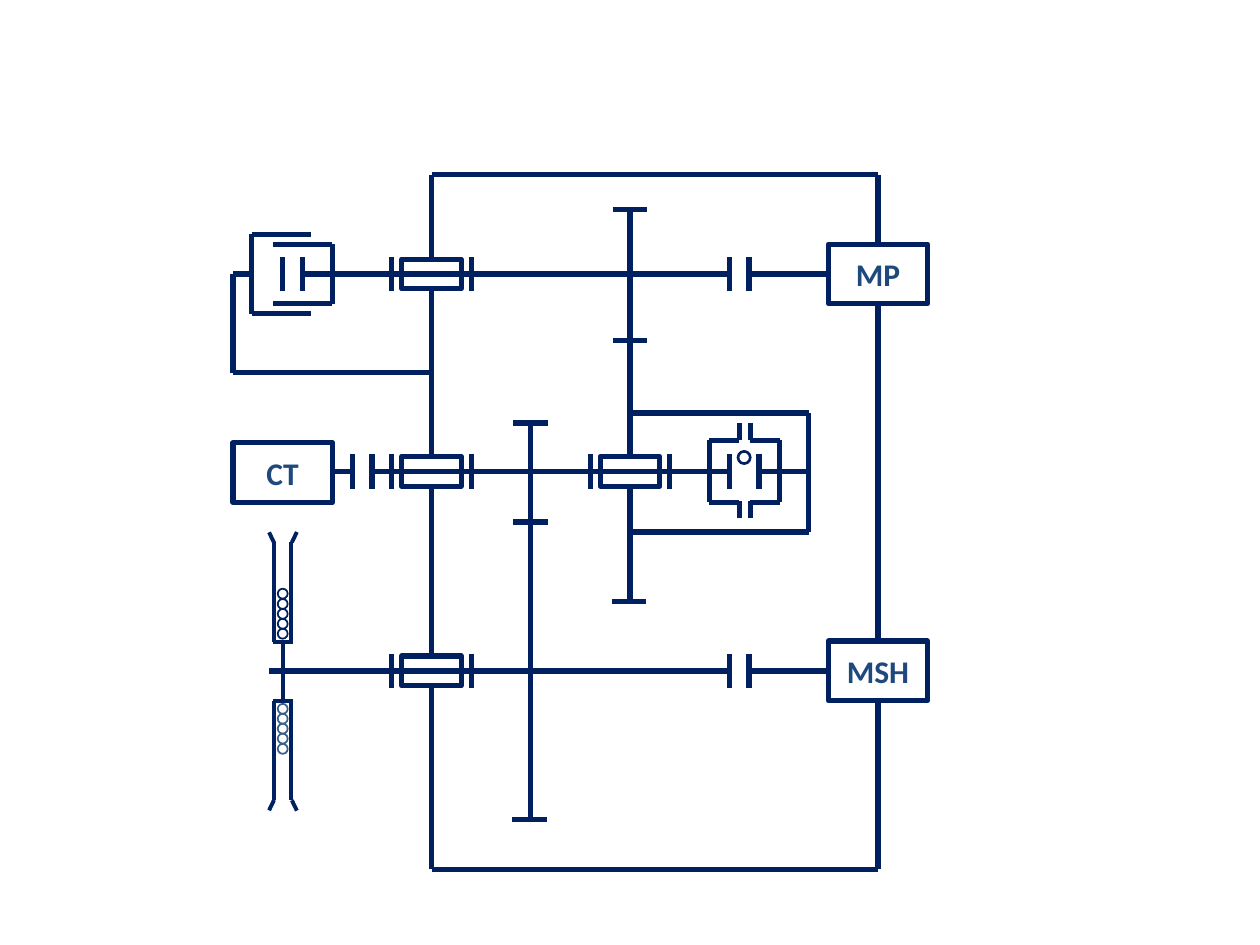
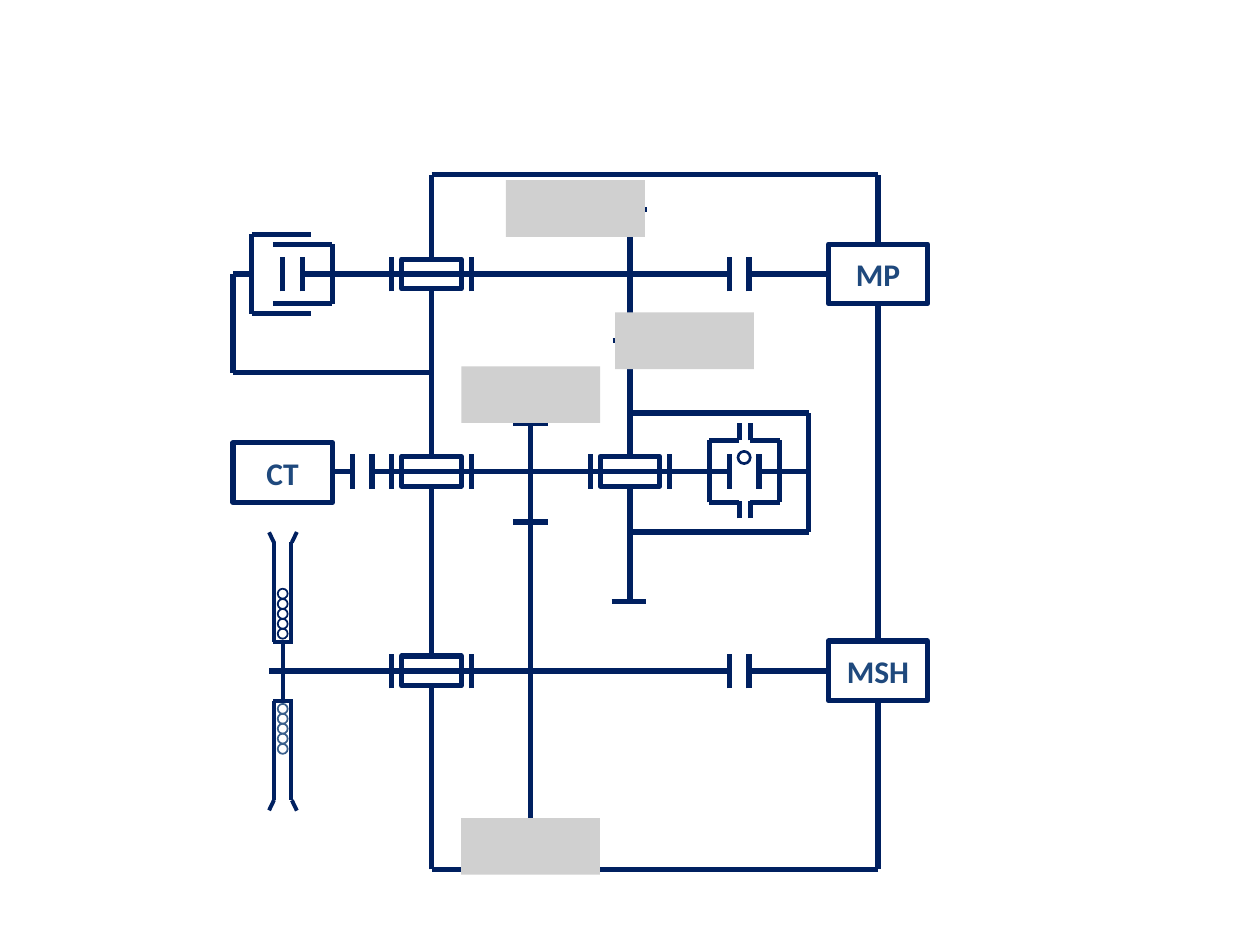
Before and after one commit to xpessoles/07_Etude_Systemes_Mecaniques_Analyser_Concevoir_Realiser, a slide deck: slide 1 of Concevoir/06_ConceptionsDiverses/TD_09_GrueHydraulique/images/Figures.pptx. Drawn at 1260x945 pixels with LibreOffice and Linux fonts; fonts in the diff are those of the drawing; grey boxes stand for pictures. Boxes give left, top, right and bottom in pixels: in the first picture for what was removed or moved away, otherwise in the second. Text is boxed around its words. In the diff, an @@ line names an element or a change of style, - is before the commit and + after.

```diff
--- a/Concevoir/06_ConceptionsDiverses/TD_09_GrueHydraulique/images/Figures.pptx
+++ b/Concevoir/06_ConceptionsDiverses/TD_09_GrueHydraulique/images/Figures.pptx
@@ picture added at (507, 180, 645, 237) @@
@@ picture added at (615, 312, 753, 369) @@
@@ picture added at (461, 367, 600, 423) @@
@@ picture added at (461, 818, 600, 874) @@
@@ line removed from (513, 820) to (547, 820) @@
```
Also in this commit, not shown: 7 other files.
